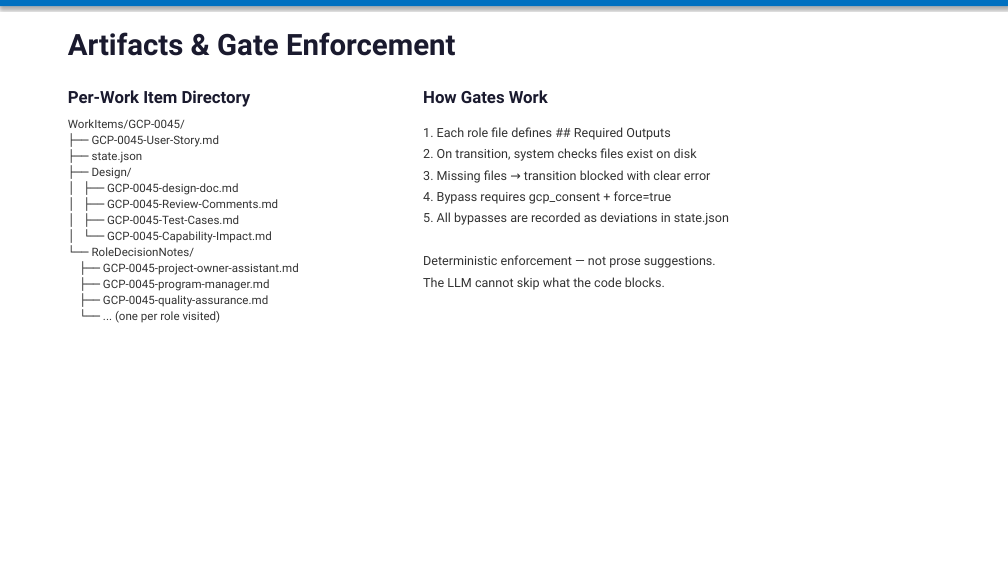
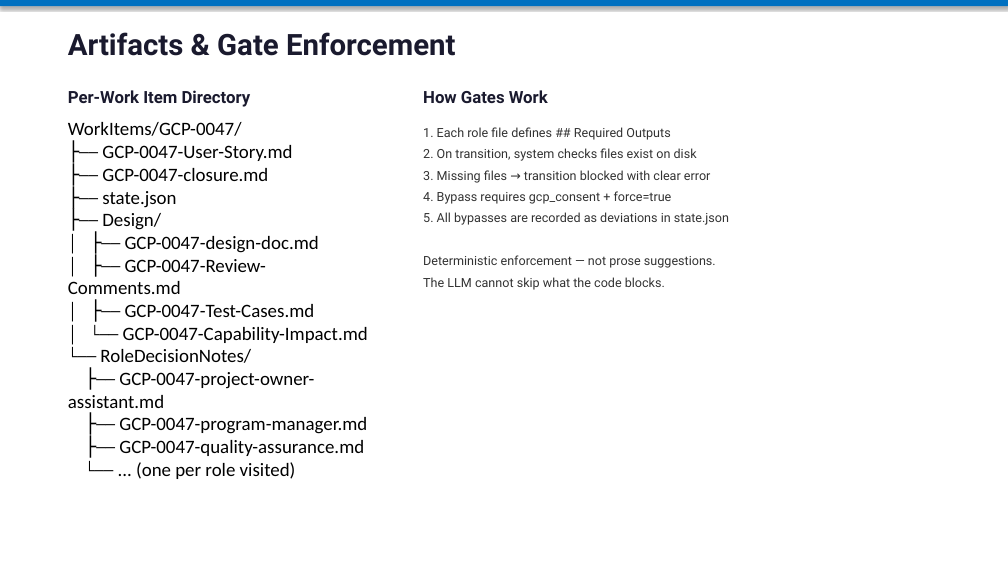
Before and after one commit to Brentster311/Golazo-Copilots, a slide deck: slide 5 of Golazo-Copilotv2/WorkItems/Golazo-Copilot-Overview.pptx. Drawn at 1008x567 pixels with LibreOffice and Linux fonts; fonts in the diff are those of the drawing. Boxes give left, top, right and bottom in pixels: in the first picture for what was removed or moved away, otherwise in the second. Text is boxed around its words. In the diff, an @@ line names an element or a change of style, - is before the commit and + after.

Commit message:
POA closure updates User Story instead of separate doc, remove failing .github/roles tests, update PPTX

```diff
--- a/Golazo-Copilotv2/WorkItems/Golazo-Copilot-Overview.pptx
+++ b/Golazo-Copilotv2/WorkItems/Golazo-Copilot-Overview.pptx
@@ text at bbox=[68, 122, 292, 181]: text changed; size 11 to 18 pt; font Roboto to Calibri; text colour #333333 to #000000 @@
-WorkItems/GCP-0045/
-├── GCP-0045-User-Story.md
+WorkItems/GCP-0047/
+├── GCP-0047-User-Story.md
+├── GCP-0047-closure.md
@@ text at bbox=[100, 191, 251, 363]: size 11 to 18 pt, font Roboto to Calibri, text colour #333333 to #000000 in "├── state.json", "├── Design/", "└── RoleDecisionNotes/", "└── ... (one per role visited)"; less space between paragraphs @@
@@ text at bbox=[68, 236, 368, 343]: text changed; size 11 to 18 pt; font Roboto to Calibri; text colour #333333 to #000000 @@
-│ ├── GCP-0045-design-doc.md
-│ ├── GCP-0045-Review-Comments.md
-│ ├── GCP-0045-Test-Cases.md
-│ └── GCP-0045-Capability-Impact.md
+│ ├── GCP-0047-design-doc.md
+│ ├── GCP-0047-Review-Comments.md
+│ ├── GCP-0047-Test-Cases.md
+│ └── GCP-0047-Capability-Impact.md
@@ text at bbox=[68, 372, 367, 456]: text changed; size 11 to 18 pt; font Roboto to Calibri; text colour #333333 to #000000 @@
-├── GCP-0045-project-owner-assistant.md
-├── GCP-0045-program-manager.md
-├── GCP-0045-quality-assurance.md
+├── GCP-0047-project-owner-assistant.md
+├── GCP-0047-program-manager.md
+├── GCP-0047-quality-assurance.md
```
Also in this commit, not shown: 2 other slides changed, 3 other files.
